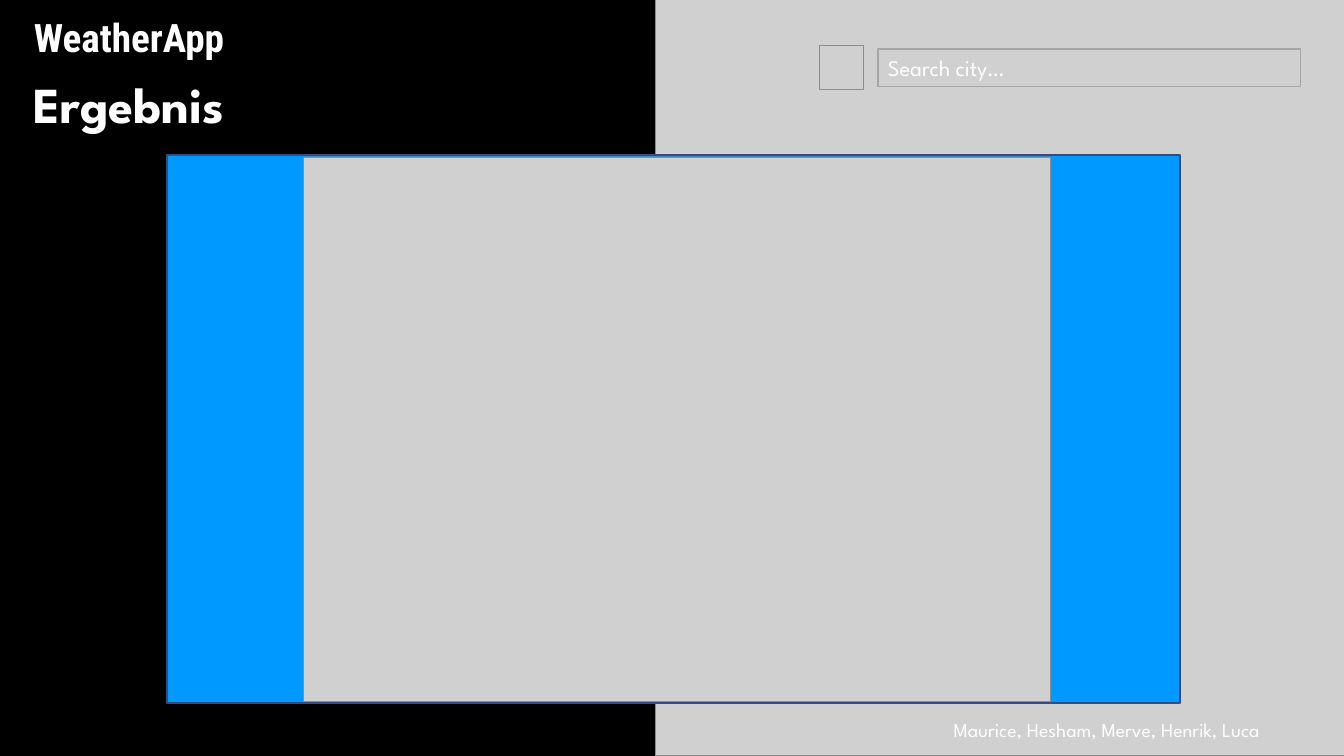
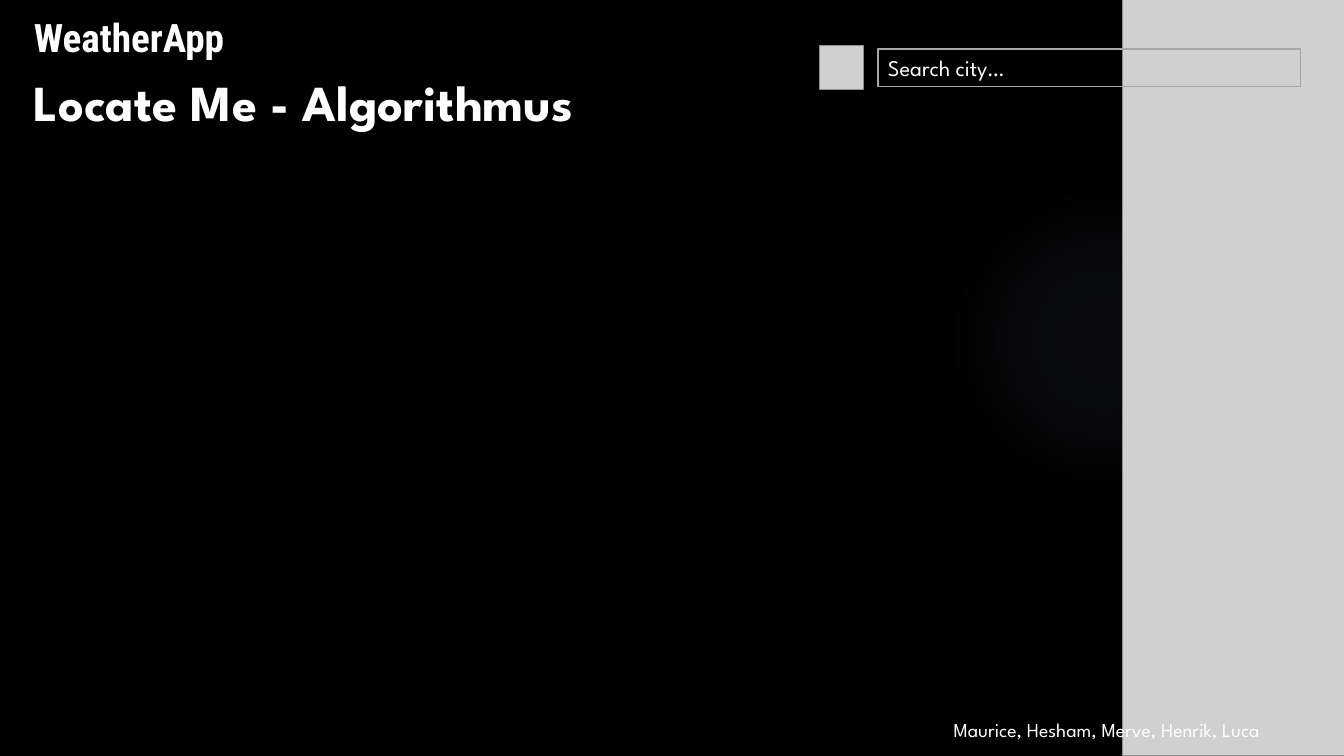
Before and after one commit to Hesham-Awadalla/Weather_App, a slide deck: slide 7 of Design_WetterApp.pptx. Drawn at 1344x756 pixels with LibreOffice and Linux fonts; fonts in the diff are those of the drawing; grey boxes stand for pictures; background and template pictures are left out. Boxes give left, top, right and bottom in pixels: in the first picture for what was removed or moved away, otherwise in the second. Text is boxed around its words. In the diff, an @@ line names an element or a change of style, - is before the commit and + after.

```diff
--- a/Design_WetterApp.pptx
+++ b/Design_WetterApp.pptx
@@ picture: place and size @@
-picture at box(655, 0, 1344, 756)
+picture at box(1123, 0, 1344, 756)
@@ text at box(34, 86, 573, 132): text changed @@
-Ergebnis
+Locate Me - Algorithmus
@@ rectangle removed at box(167, 155, 1181, 703) @@
@@ picture removed at box(303, 157, 1051, 702) @@
@@ ellipse added at box(949, 185, 1259, 495), fill gradient #9297CF @@
```
Also in this commit, not shown: 6 other slides changed, 6 slides added, 37 other files.
